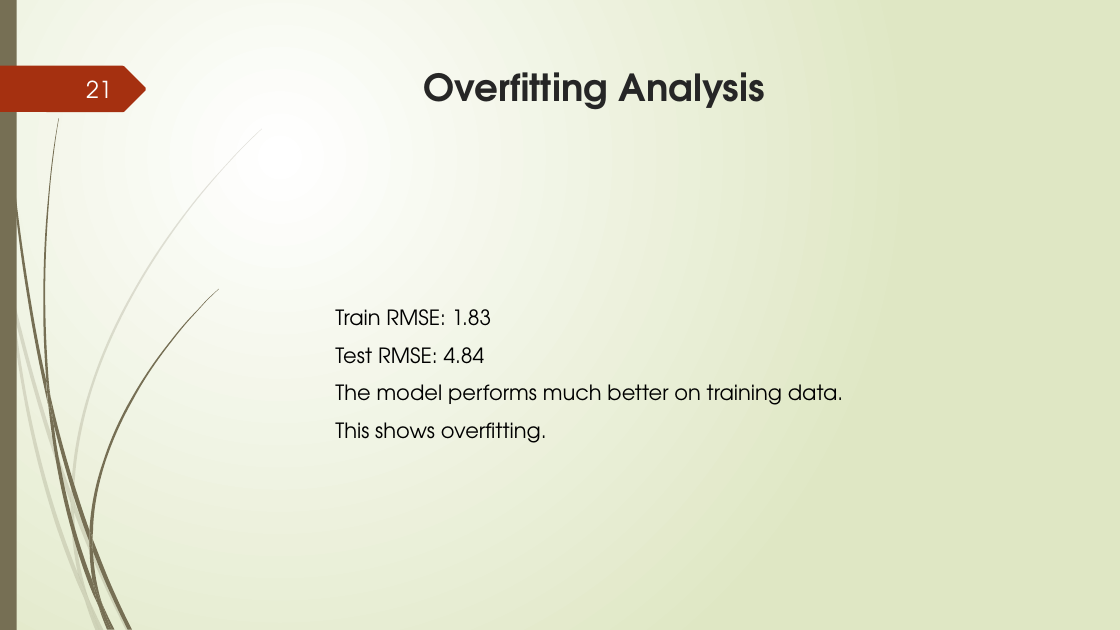
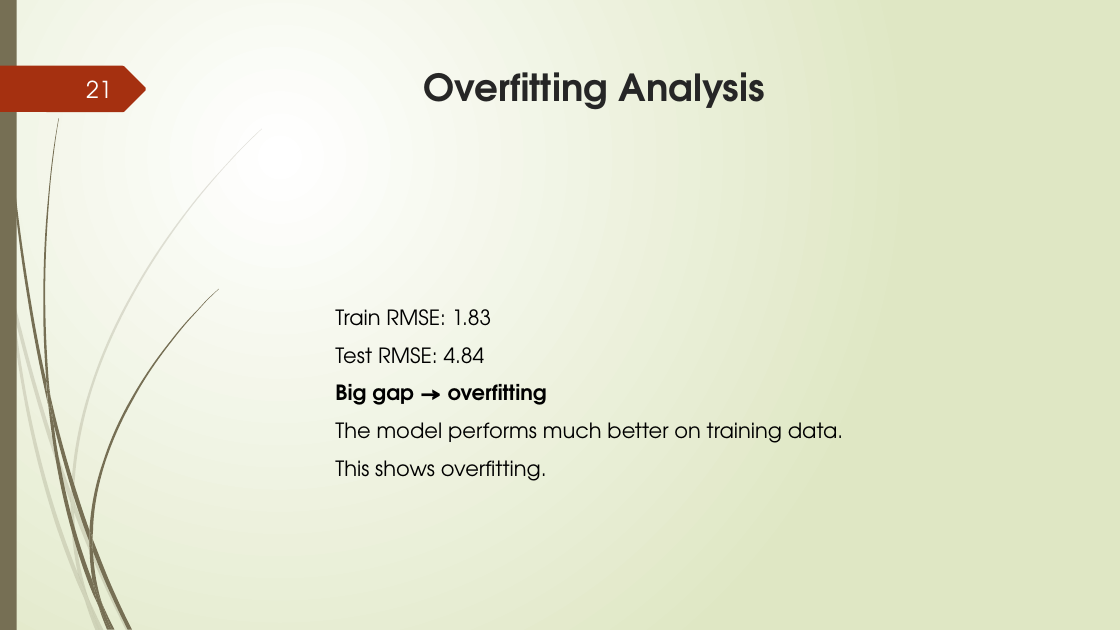
Before and after one commit to ruslan-durrani/herts-ds-project-24079307, a slide deck: slide 21 of data/Presentation Document ppt.pptx. Drawn at 1120x630 pixels with LibreOffice and Linux fonts; fonts in the diff are those of the drawing. Boxes give left, top, right and bottom in pixels: in the first picture for what was removed or moved away, otherwise in the second. Text is boxed around its words. In the diff, an @@ line names an element or a change of style, - is before the commit and + after.

```diff
--- a/data/Presentation Document ppt.pptx
+++ b/data/Presentation Document ppt.pptx
@@ text at (335, 384, 547, 405): paragraph added @@
+Big gap → overfitting
```
Also in this commit, not shown: 6 other slides changed.
